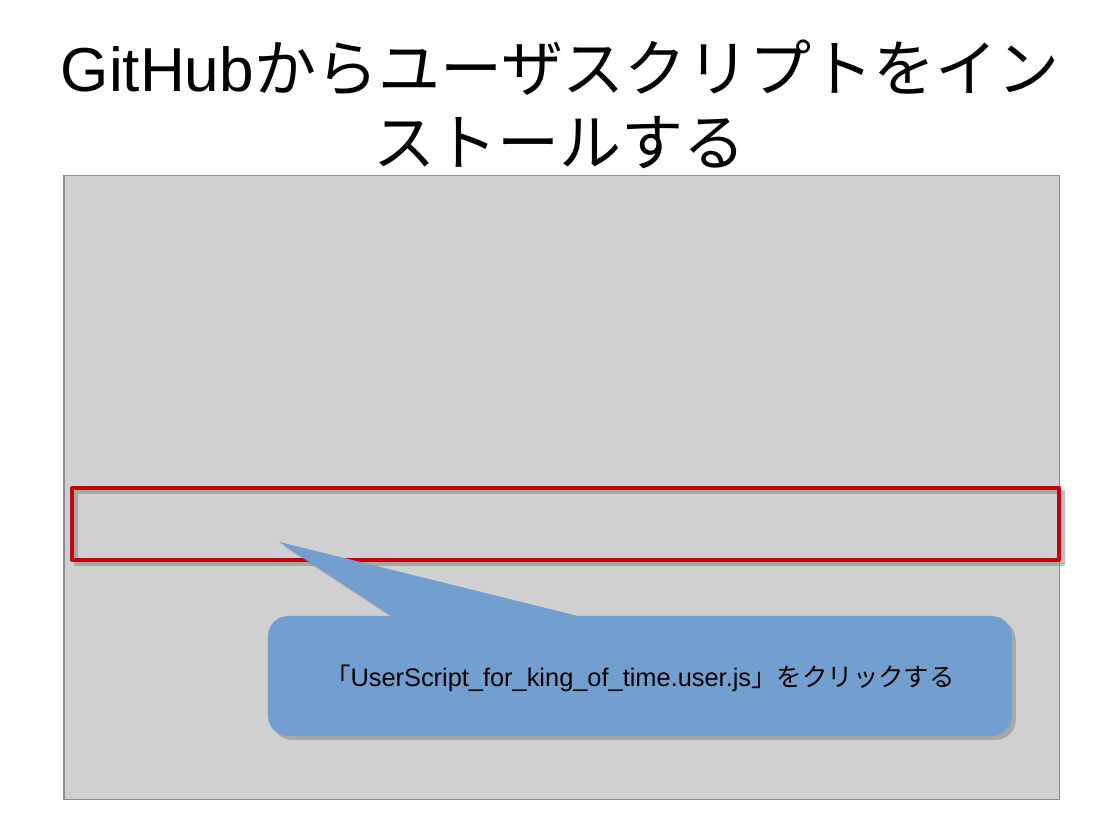
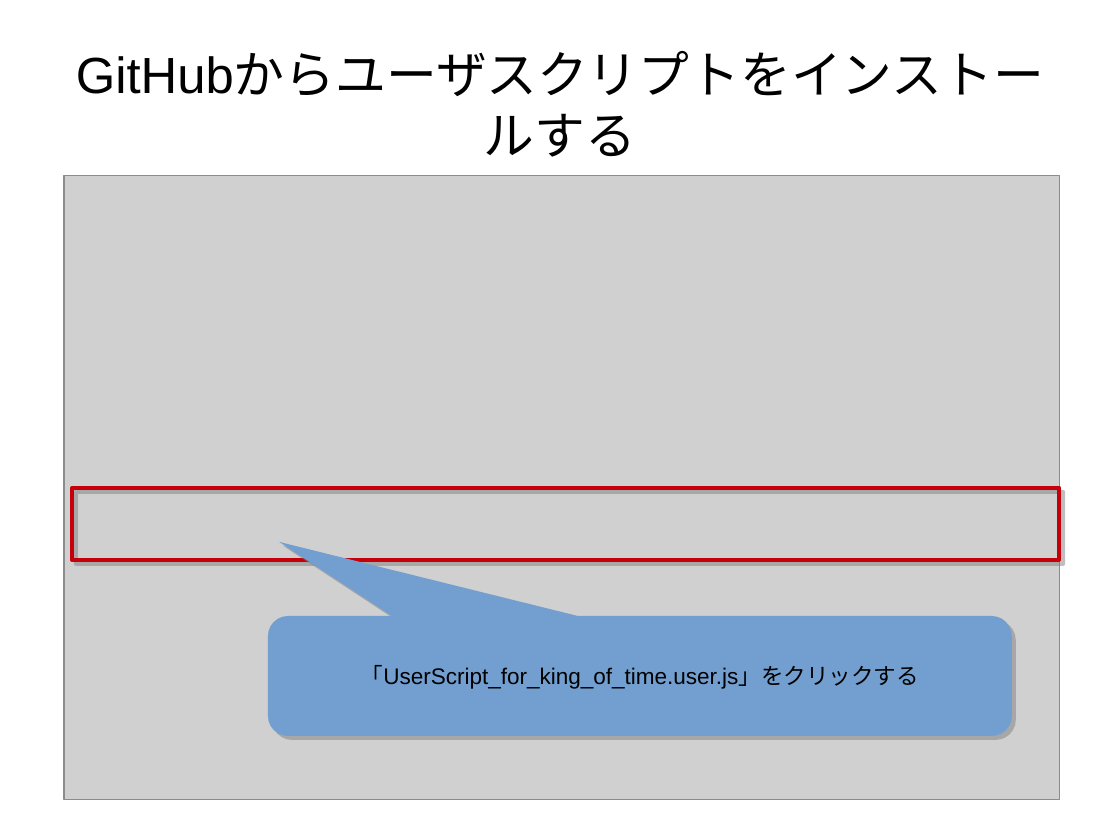
Before and after one commit to vicboss1002/kot_ui, a slide deck: slide 5 of Tampermonkeyユーザスクリプト_デプロイ手順書.odp. Drawn at 1120x840 pixels with LibreOffice and Linux fonts; fonts in the diff are those of the drawing; grey boxes stand for pictures. Boxes give left, top, right and bottom in pixels: in the first picture for what was removed or moved away, otherwise in the second. Text is boxed around its words. In the diff, an @@ line names an element or a change of style, - is before the commit and + after.

```diff
--- a/Tampermonkeyユーザスクリプト_デプロイ手順書.odp
+++ b/Tampermonkeyユーザスクリプト_デプロイ手順書.odp
@@ title "GitHubからユーザスクリプトをインストールする": place and size @@
-title "GitHubからユーザスクリプトをインストールする" at (56,13,1064,193)
+title "GitHubからユーザスクリプトをインストールする" at (56,30,1064,178)
@@ title "GitHubからユーザスクリプトをインストールする" at (56,30,1064,178): size 44 to 36 pt @@
@@ rounded speech box "「UserScript_for_king_of_time.user.js」をクリックする" at (268,616,1012,736): size 18 to 16 pt @@
```
Also in this commit, not shown: 5 other slides changed.
